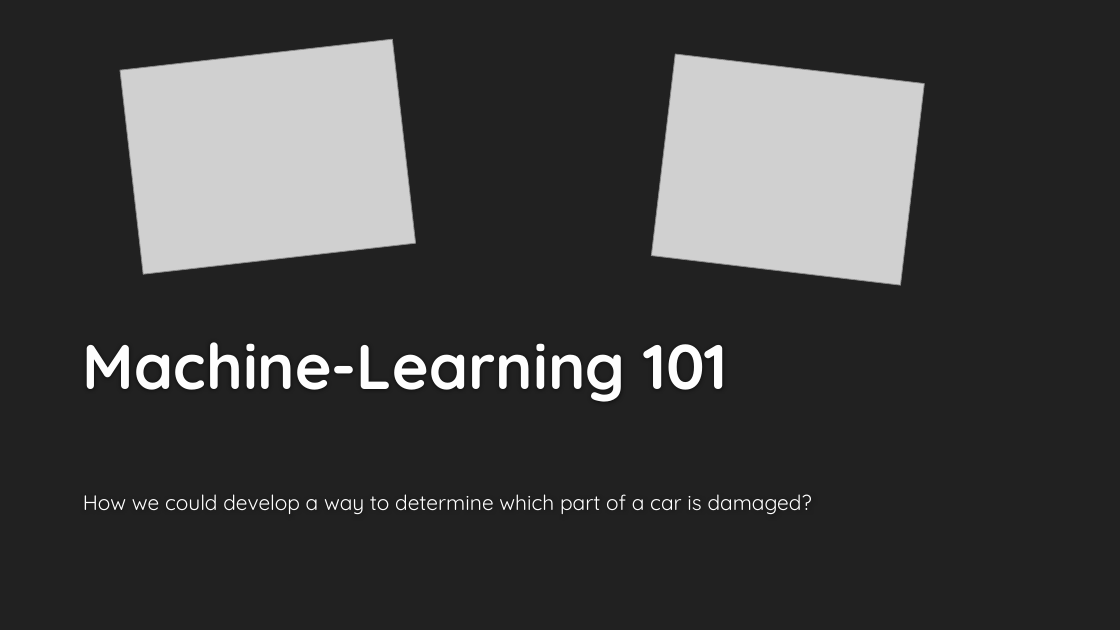
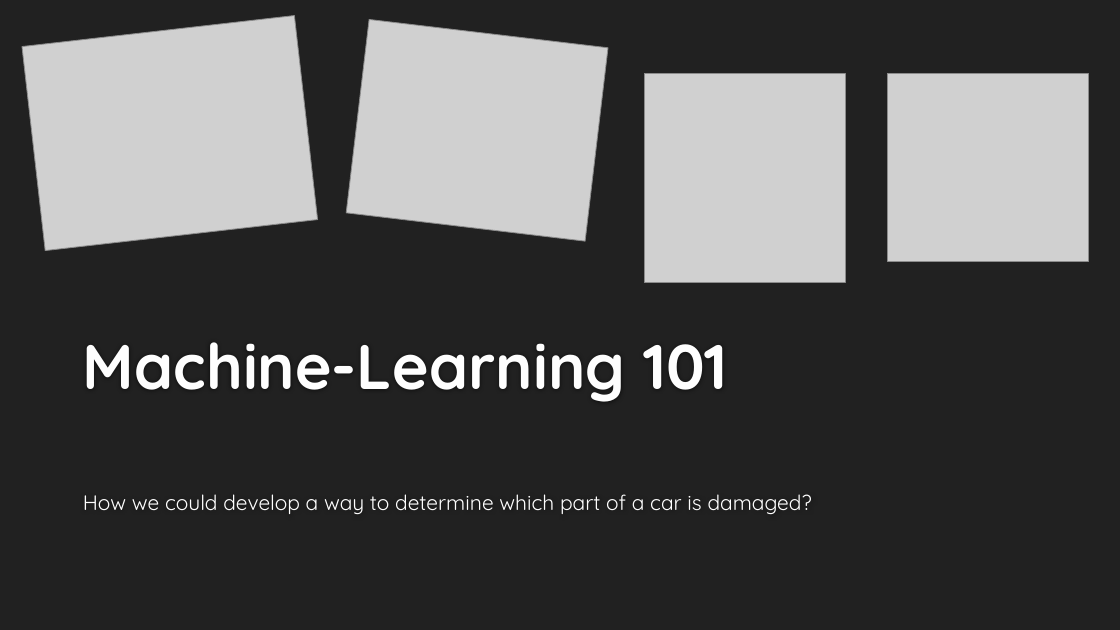
Before and after one commit to Mr-Smithy-x/ML-Car-Damage-Classification, a slide deck: slide 1 of presentation.pptx. Drawn at 1120x630 pixels with LibreOffice and Linux fonts; fonts in the diff are those of the drawing; grey boxes stand for pictures; background and template pictures are left out. Boxes give left, top, right and bottom in pixels: in the first picture for what was removed or moved away, otherwise in the second. Text is boxed around its words. In the diff, an @@ line names an element or a change of style, - is before the commit and + after.

```diff
--- a/presentation.pptx
+++ b/presentation.pptx
@@ picture moved from (x1=120, y1=39, x2=416, y2=274) to (x1=22, y1=15, x2=317, y2=250) @@
@@ picture resized from (x1=652, y1=54, x2=925, y2=286) to (x1=346, y1=19, x2=608, y2=241) @@
@@ picture added at (x1=644, y1=73, x2=845, y2=283) @@
@@ picture added at (x1=888, y1=73, x2=1089, y2=262) @@
```
Also in this commit, not shown: 1 slide added.
